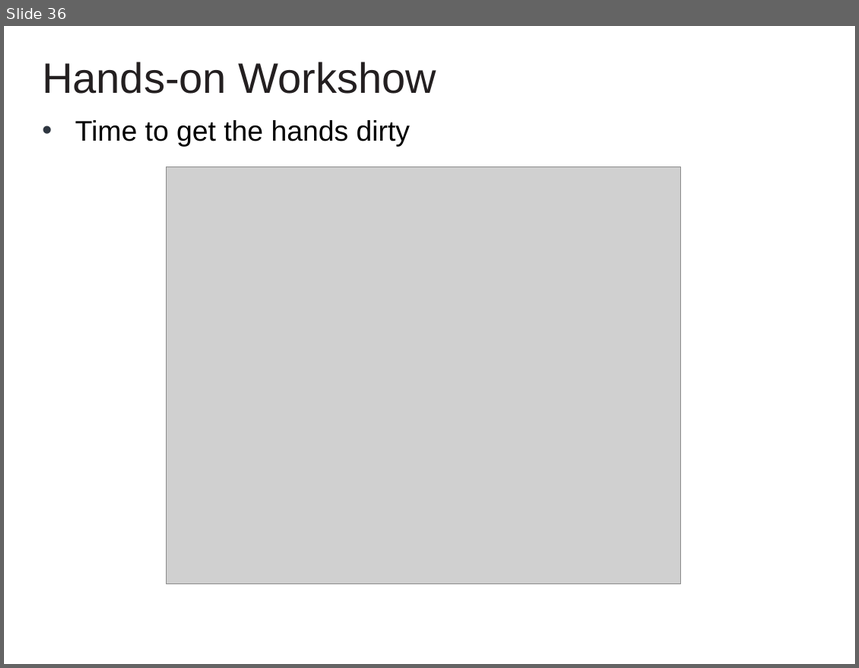
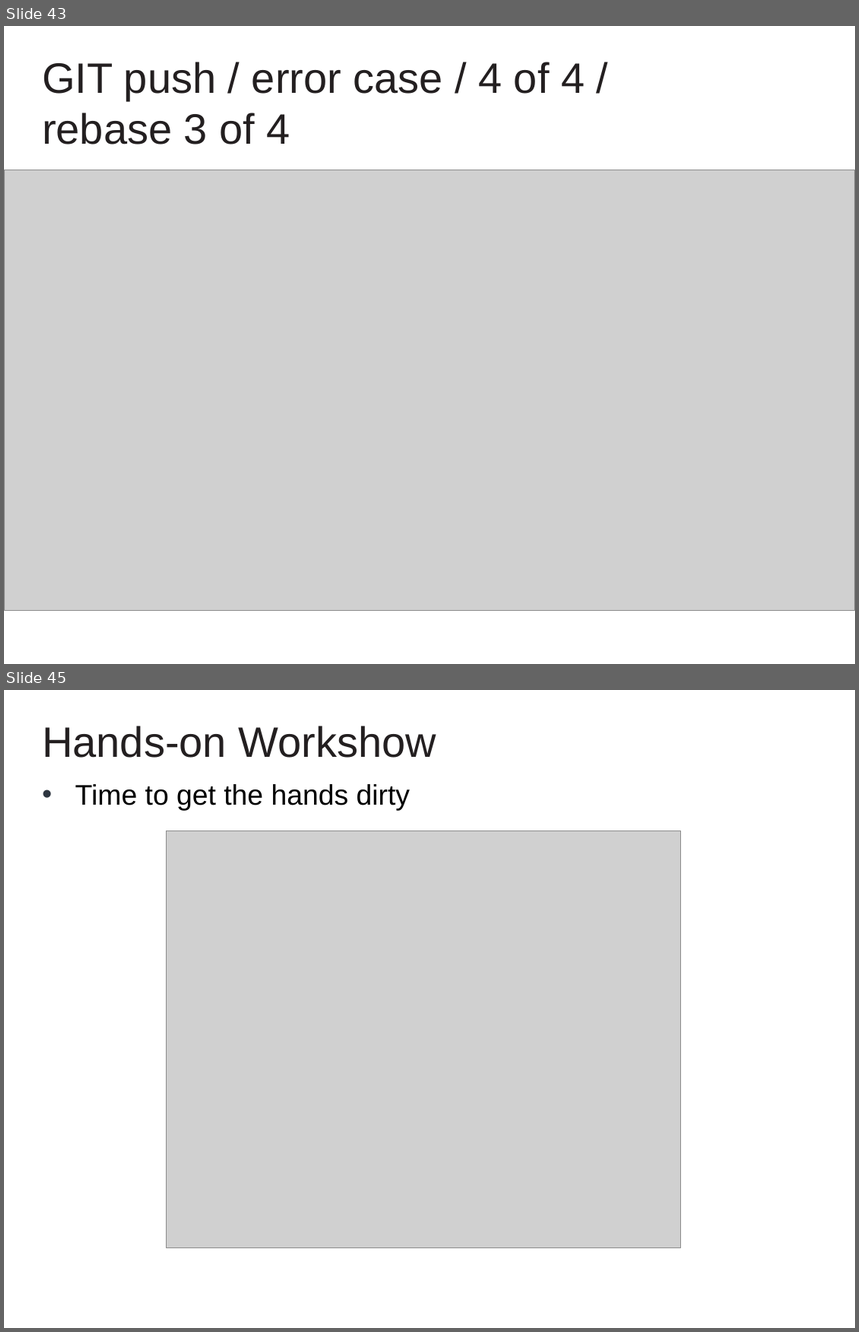
Before and after one commit to cvmocanu/git-presentation, a slide deck: GIT Presentation.pptx. Shown one above the other, each under a label of ours: slide 36 before the commit, slides 43 and 45 after it; the slides between them are not shown. The pictures are 859x668 and 859x1332 pixels, drawn with LibreOffice and Linux fonts; fonts in the diff are those of the drawing; grey boxes stand for pictures; background and template pictures are left out. Boxes give left, top, right and bottom in pixels: in the first picture for what was removed or moved away, otherwise in the second. Text is boxed around its words. In the diff, an @@ line names an element or a change of style, - is before the commit and + after.

```diff
--- a/GIT Presentation.pptx
+++ b/GIT Presentation.pptx
@@ slide 43 added at <box>4,26,855,664</box>, background #FFFFFF @@
@@ text added at <box>42,62,585,145</box>, 36 pt, text #231F20 @@
+GIT push / error case / 4 of 4 /
+rebase 3 of 4
@@ picture added at <box>5,170,855,610</box> @@
@@ what was slide 36 is now slide 45 @@
```
Also in this commit, not shown: 3 slides changed, 13 other slides added, 5 slides removed, 29 other files.
